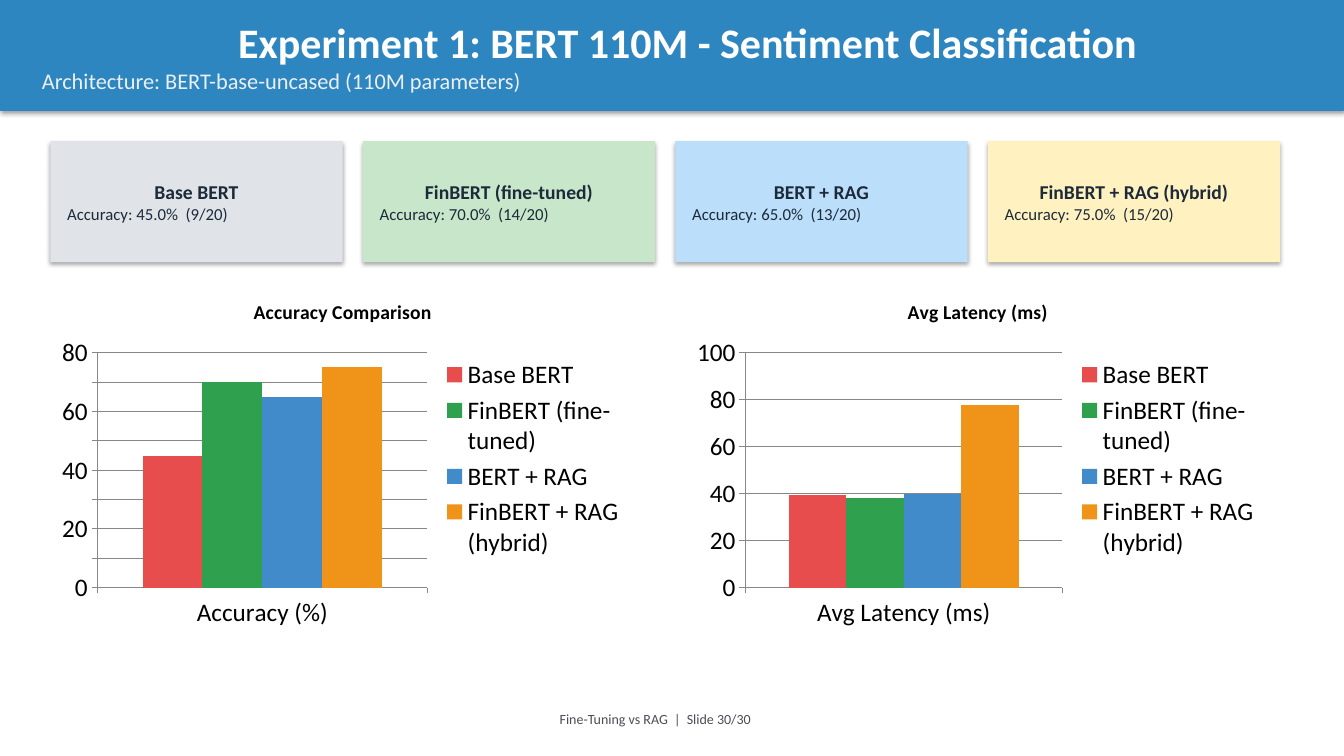
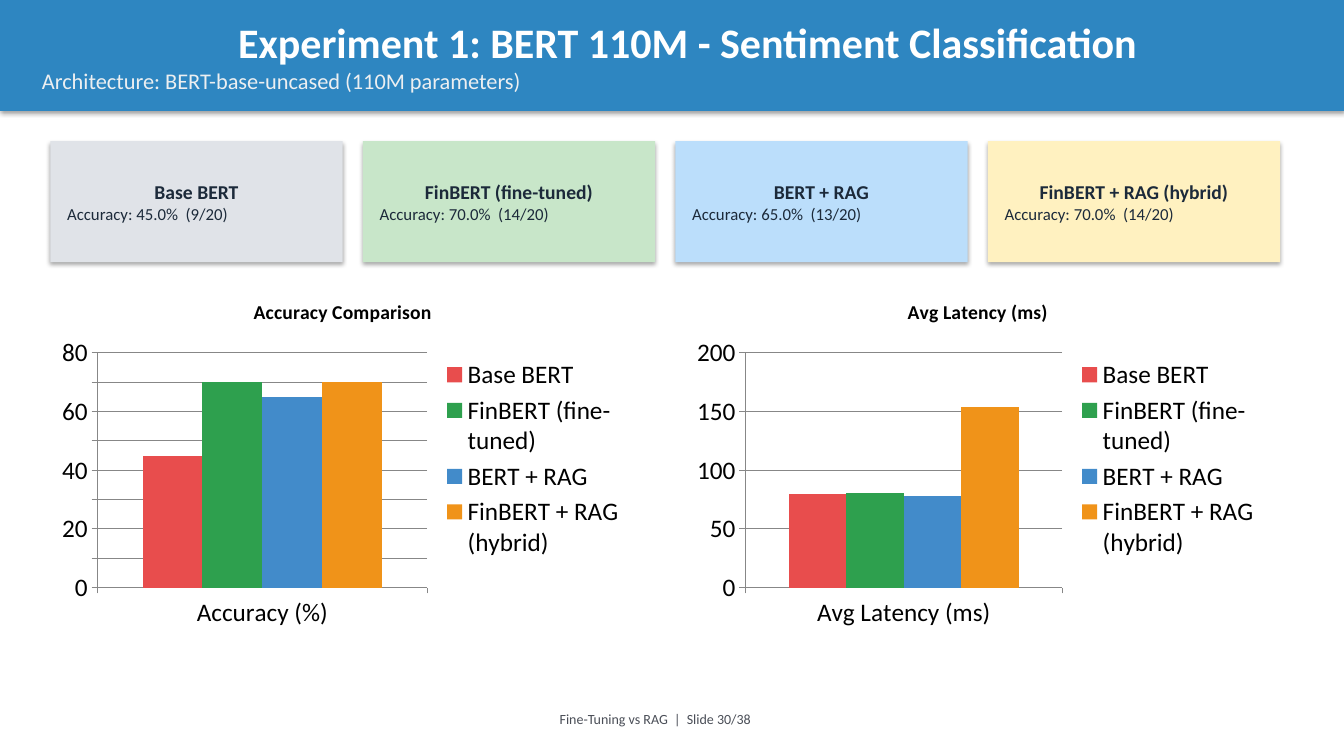
Before and after one commit to intelliswarm-ai/finetune-vs-rag, a slide deck: slide 30 of presentation.pptx. Drawn at 1344x756 pixels with LibreOffice and Linux fonts; fonts in the diff are those of the drawing. Boxes give left, top, right and bottom in pixels: in the first picture for what was removed or moved away, otherwise in the second. Text is boxed around its words. In the diff, an @@ line names an element or a change of style, - is before the commit and + after.

```diff
--- a/presentation.pptx
+++ b/presentation.pptx
@@ text in rectangle at (x1=1005, y1=208, x2=1174, y2=223): text changed @@
-Accuracy: 75.0% (15/20)
+Accuracy: 70.0% (14/20)
@@ column chart at (x1=50, y1=282, x2=635, y2=635) @@
@@ FinBERT + RAG (hybrid), Accuracy (%): 75 to 70 @@
@@ column chart at (x1=686, y1=282, x2=1270, y2=635) @@
@@ Base BERT, Avg Latency (ms): 40 to 80 @@
@@ FinBERT (fine-tuned), Avg Latency (ms): 38 to 80 @@
@@ BERT + RAG, Avg Latency (ms): 40 to 78 @@
@@ FinBERT + RAG (hybrid), Avg Latency (ms): 78 to 154 @@
@@ text at (x1=560, y1=714, x2=751, y2=727): text changed @@
-Fine-Tuning vs RAG | Slide 30/30
+Fine-Tuning vs RAG | Slide 30/38
```
Also in this commit, not shown: 39 other slides changed, 6 slides added, 8 other files.
